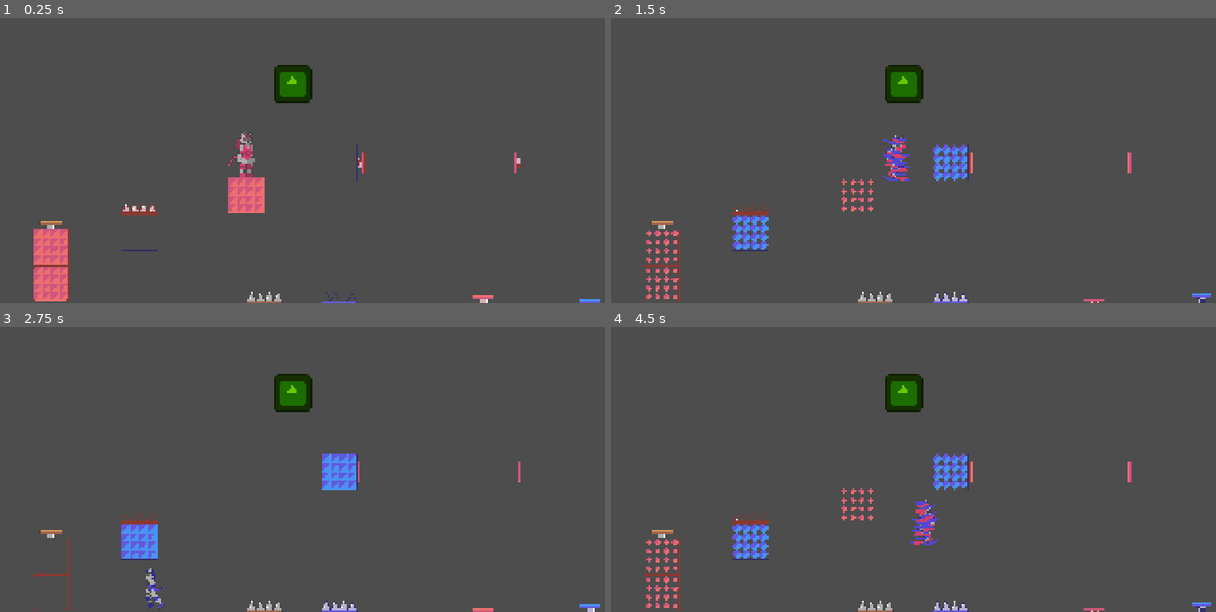
Above: before the commit, frames 1-4 (two rows, left to right).
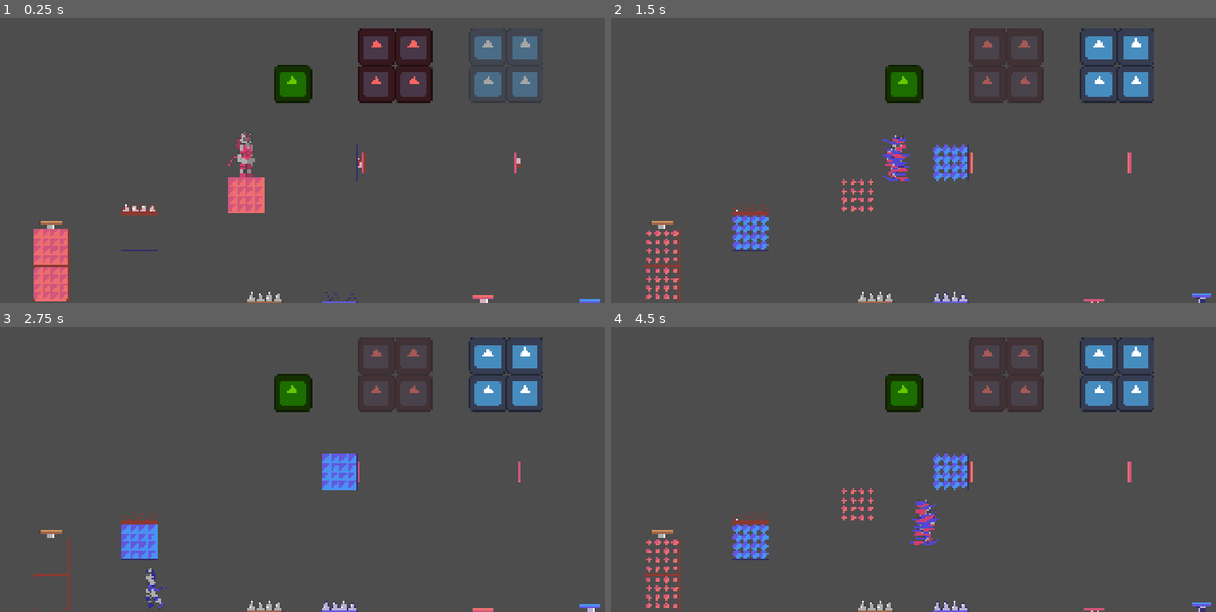
Above: after the commit, the same moments.

Repository: MatheoBrassart/The-Adventure-of-Beep-n-Boo-p
Game: Godot game, scene res://scenes/levels/test levels/level_test.tscn
Same seed, same stepped clock (60 frames per second), same inputs: the game is played once before the commit and once after it. This scene is started directly instead of the project's main scene. The engine's default icon, where the game draws it, is replaced by a stand-in: a white triangle on a blue panel in a dark square.
Inputs:
- Up to frame 1 (0.25 s): no input
- Up to frame 2 (1.5 s): hold D (move_right) from 0.53 s (still down); tap Shift (switch_character) at 0.6, 1.35 s; tap Space (jump) at 0.77 s
- Up to frame 3 (2.75 s): tap Space (jump) at 1.52 s; release D (move_right) at 2.03 s; hold A (move_left) from 2.03 s (still down); tap Shift (switch_character) at 2.1 s
- Up to frame 4 (4.5 s): release A (move_left) at 2.78 s; hold D (move_right) 2.78-4.28 s; tap Shift (switch_character) at 2.85, 3.6, 4.35 s; tap Space (jump) at 3.02, 3.77 s; hold A (move_left) from 4.28 s (still down)

The runs differ from the first frame. In frame 1, 3.3% of the frame differs, in the area x 59-89%, y 3-30%; in frame 2, 3.6%, in the area x 59-90%, y 3-30%; in frame 3, 3.6%; in frame 4, 3.6%.

Commit message:
Vignes Changes

Diff:
--- a/the-adventure-of-beep-n'-boop/project.godot
+++ b/the-adventure-of-beep-n'-boop/project.godot
@@ -48,6 +48,7 @@
 OrdiTuto=""
 UIGeneral=""
 Vignes=""
+VignesChange=""
 
 [input]
 
--- /dev/null
+++ b/the-adventure-of-beep-n'-boop/scenes/level design elements/vignes_change.tscn
@@ -0,0 +1,29 @@
+[gd_scene load_steps=4 format=3 uid="uid://drqelc53l2yhn"]
+
+[ext_resource type="Script" uid="uid://co803nnaptte2" path="res://scripts/vignes_change.gd" id="1_7o2t2"]
+[ext_resource type="Texture2D" uid="uid://desbr1erhdkrq" path="res://icon.svg" id="2_1tntr"]
+
+[sub_resource type="RectangleShape2D" id="RectangleShape2D_4n6q8"]
+size = Vector2(128, 128)
+
+[node name="Vignes_change" type="Area2D" groups=["Vignes", "VignesChange"]]
+z_index = -1
+collision_layer = 3
+collision_mask = 3
+script = ExtResource("1_7o2t2")
+
+[node name="AnimatedSprite2DVignesChangeBeep" type="Sprite2D" parent="."]
+modulate = Color(1, 0.392214, 0.37318486, 1)
+scale = Vector2(0.5, 0.5)
+texture = ExtResource("2_1tntr")
+
+[node name="AnimatedSprite2DVignesChangeBoop" type="Sprite2D" parent="."]
+scale = Vector2(0.5, 0.5)
+texture = ExtResource("2_1tntr")
+
+[node name="CollisionShape2D" type="CollisionShape2D" parent="."]
+scale = Vector2(0.5, 0.5)
+shape = SubResource("RectangleShape2D_4n6q8")
+
+[connection signal="body_entered" from="." to="." method="_on_body_entered"]
+[connection signal="body_exited" from="." to="." method="_on_body_exited"]
--- a/the-adventure-of-beep-n'-boop/scenes/levels/test levels/level_test.tscn
+++ b/the-adventure-of-beep-n'-boop/scenes/levels/test levels/level_test.tscn
@@ -8,6 +8,7 @@
 [ext_resource type="PackedScene" uid="uid://cbx1ueo2fg2le" path="res://scenes/level design elements/pics_normal.tscn" id="6_uh3ll"]
 [ext_resource type="PackedScene" uid="uid://bqklsg5jjjxdq" path="res://scenes/level design elements/ressort_normal.tscn" id="7_4lw2e"]
 [ext_resource type="PackedScene" uid="uid://drx8qwx2h15ko" path="res://scenes/level design elements/vignes_normal.tscn" id="8_ugemu"]
+[ext_resource type="PackedScene" uid="uid://drqelc53l2yhn" path="res://scenes/level design elements/vignes_change.tscn" id="9_4wobs"]
 
 [sub_resource type="WorldBoundaryShape2D" id="WorldBoundaryShape2D_e73ws"]
 
@@ -91,5 +92,33 @@
 [node name="RessortNormal" parent="Level elements" instance=ExtResource("7_4lw2e")]
 position = Vector2(96, 456)
 
-[node name="Vignes_normal" parent="." instance=ExtResource("8_ugemu")]
+[node name="Vignes_normal" parent="Level elements" instance=ExtResource("8_ugemu")]
 position = Vector2(512, 240)
+
+[node name="Vignes_change" parent="Level elements" instance=ExtResource("9_4wobs")]
+position = Vector2(656, 240)
+
+[node name="Vignes_change2" parent="Level elements" instance=ExtResource("9_4wobs")]
+position = Vector2(656, 176)
+
+[node name="Vignes_change3" parent="Level elements" instance=ExtResource("9_4wobs")]
+position = Vector2(720, 176)
+
+[node name="Vignes_change4" parent="Level elements" instance=ExtResource("9_4wobs")]
+position = Vector2(720, 240)
+
+[node name="Vignes_change5" parent="Level elements" instance=ExtResource("9_4wobs")]
+position = Vector2(848, 240)
+WHICH_CHARACTER_IS_IT = 1
+
+[node name="Vignes_change6" parent="Level elements" instance=ExtResource("9_4wobs")]
+position = Vector2(848, 176)
+WHICH_CHARACTER_IS_IT = 1
+
+[node name="Vignes_change7" parent="Level elements" instance=ExtResource("9_4wobs")]
+position = Vector2(912, 176)
+WHICH_CHARACTER_IS_IT = 1
+
+[node name="Vignes_change8" parent="Level elements" instance=ExtResource("9_4wobs")]
+position = Vector2(912, 240)
+WHICH_CHARACTER_IS_IT = 1
--- a/the-adventure-of-beep-n'-boop/scripts/game_informations.gd
+++ b/the-adventure-of-beep-n'-boop/scripts/game_informations.gd
@@ -1,7 +1,6 @@
 extends Node2D
 
-var listOfBlocChanges = []
-var listOfPicsChanges = []
+var listOfChanges = []
 var listOfPlayer = []
 
 var LEVELTEST_1 = "res://scenes/levels/level_test.tscn"
@@ -22,16 +21,20 @@
 
 	if Input.is_action_just_pressed("switch_character"):
 
-		listOfBlocChanges = get_tree().get_nodes_in_group("BlocChange")
-		for i in listOfBlocChanges:
+		listOfChanges = get_tree().get_nodes_in_group("BlocChange")
+		for i in listOfChanges:
 			i.switch_state()
 
-		listOfPicsChanges = get_tree().get_nodes_in_group("PicsChange")
-		for i in listOfPicsChanges:
+		listOfChanges = get_tree().get_nodes_in_group("PicsChange")
+		for i in listOfChanges:
 			i.switch_state()
 
-		listOfPicsChanges = get_tree().get_nodes_in_group("RessortChange")
-		for i in listOfPicsChanges:
+		listOfChanges = get_tree().get_nodes_in_group("RessortChange")
+		for i in listOfChanges:
+			i.switch_state()
+
+		listOfChanges = get_tree().get_nodes_in_group("VignesChange")
+		for i in listOfChanges:
 			i.switch_state()
 
 		listOfPlayer = get_tree().get_nodes_in_group("Player")
--- /dev/null
+++ b/the-adventure-of-beep-n'-boop/scripts/vignes_change.gd
@@ -0,0 +1,61 @@
+extends Area2D
+
+# Defines which character this vignes is for. 0 = Beep, 1 = Boop
+@export var WHICH_CHARACTER_IS_IT = 0
+
+# Animations
+@onready var animatedSpriteVignesChangeBeep: Sprite2D = $AnimatedSprite2DVignesChangeBeep
+@onready var animatedSpriteVignesChangeBoop: Sprite2D = $AnimatedSprite2DVignesChangeBoop
+@onready var rightSprite: Sprite2D = $AnimatedSprite2DVignesChangeBeep
+@onready var collision_shape_2d: CollisionShape2D = $CollisionShape2D
+
+var ISACTIVE = 1
+
+func _ready() -> void:
+
+	# When appearing, hides the incorrect sprite and set the correct one as rightSprite
+	if WHICH_CHARACTER_IS_IT == 0:
+		animatedSpriteVignesChangeBoop.visible = false
+		rightSprite = animatedSpriteVignesChangeBeep
+	else:
+		animatedSpriteVignesChangeBeep.visible = false
+		rightSprite = animatedSpriteVignesChangeBoop
+
+	# When appearing, check if the right character is active or not
+	var CURRENT_ACTIVE_CHARACTER = get_tree().get_first_node_in_group("Player")
+	if not CURRENT_ACTIVE_CHARACTER.CURRENT_ACTIVE_CHARACTER == WHICH_CHARACTER_IS_IT:
+		deactivate()
+		# rightSprite.play("defaultInactive")
+	else:
+		pass
+		# rightSprite.play("defaultActive")
+
+
+func switch_state():
+
+	# Called by game_informations
+	if ISACTIVE == 0:
+		activate()
+	else:
+		deactivate()
+
+
+func activate():
+
+	# Activates the bloc
+	ISACTIVE = 1
+	if WHICH_CHARACTER_IS_IT == 0:
+		rightSprite.modulate = Color(1.0, 0.392, 0.373, 1.0)
+	else:
+		rightSprite.modulate = Color(1.0, 1, 1, 1.0)
+	collision_shape_2d.disabled = false
+
+func deactivate():
+
+	# Deactivates the bloc
+	ISACTIVE = 0
+	if WHICH_CHARACTER_IS_IT == 0:
+		rightSprite.modulate = Color(1.0, 0.392, 0.373, 0.5)
+	else:
+		rightSprite.modulate = Color(1.0, 1, 1, 0.5)
+	collision_shape_2d.disabled = true
Not shown: 1 places in the-adventure-of-beep-n'-boop/scenes/levels/test levels/level_test.tscn that only renumber resources
Not shown, added: the-adventure-of-beep-n'-boop/scripts/vignes_change.gd.uid
